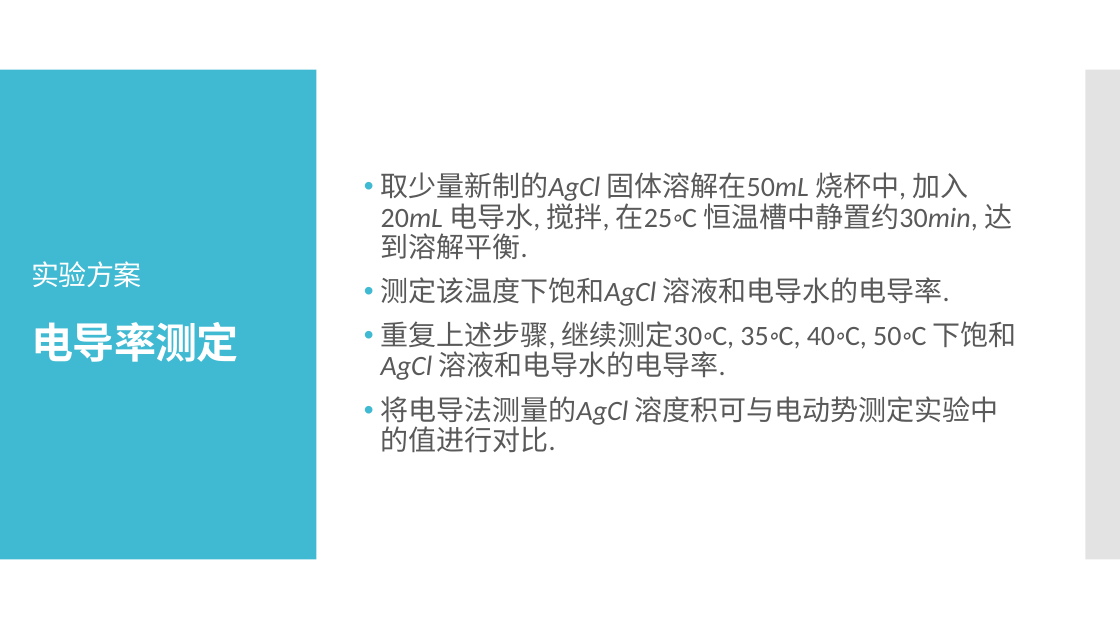
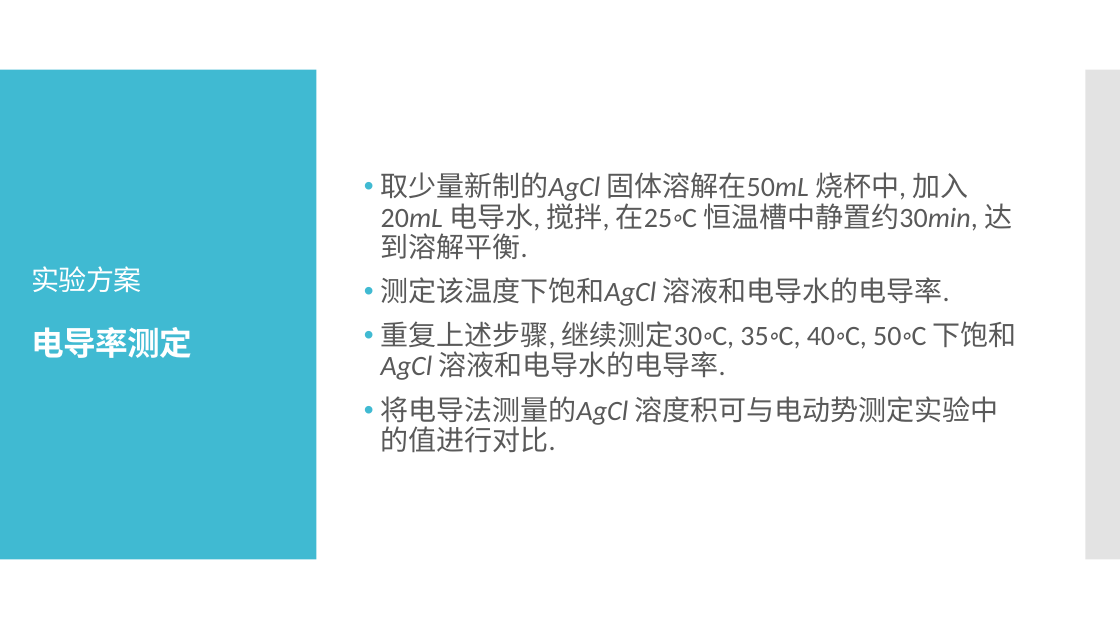
Before and after one commit to Mrqeoqqt/physical-chemistry-experiment-reports, a slide deck: slide 7 of Extend_exp_electronic_conductivity/拓展实验pre.pptx (slide 5 before the commit). Drawn at 1120x630 pixels with LibreOffice and Linux fonts; fonts in the diff are those of the drawing. Boxes give left, top, right and bottom in pixels: in the first picture for what was removed or moved away, otherwise in the second. Text is boxed around its words. In the diff, an @@ line names an element or a change of style, - is before the commit and + after.

```diff
--- a/Extend_exp_electronic_conductivity/拓展实验pre.pptx
+++ b/Extend_exp_electronic_conductivity/拓展实验pre.pptx
@@ title "实验方案 电导率测定" at <box>32,266,192,358</box>: size 36 to 28 pt in "电导率测定" @@
```
Also in this commit, not shown: 3 other slides changed, 3 slides added, 1 other file.
